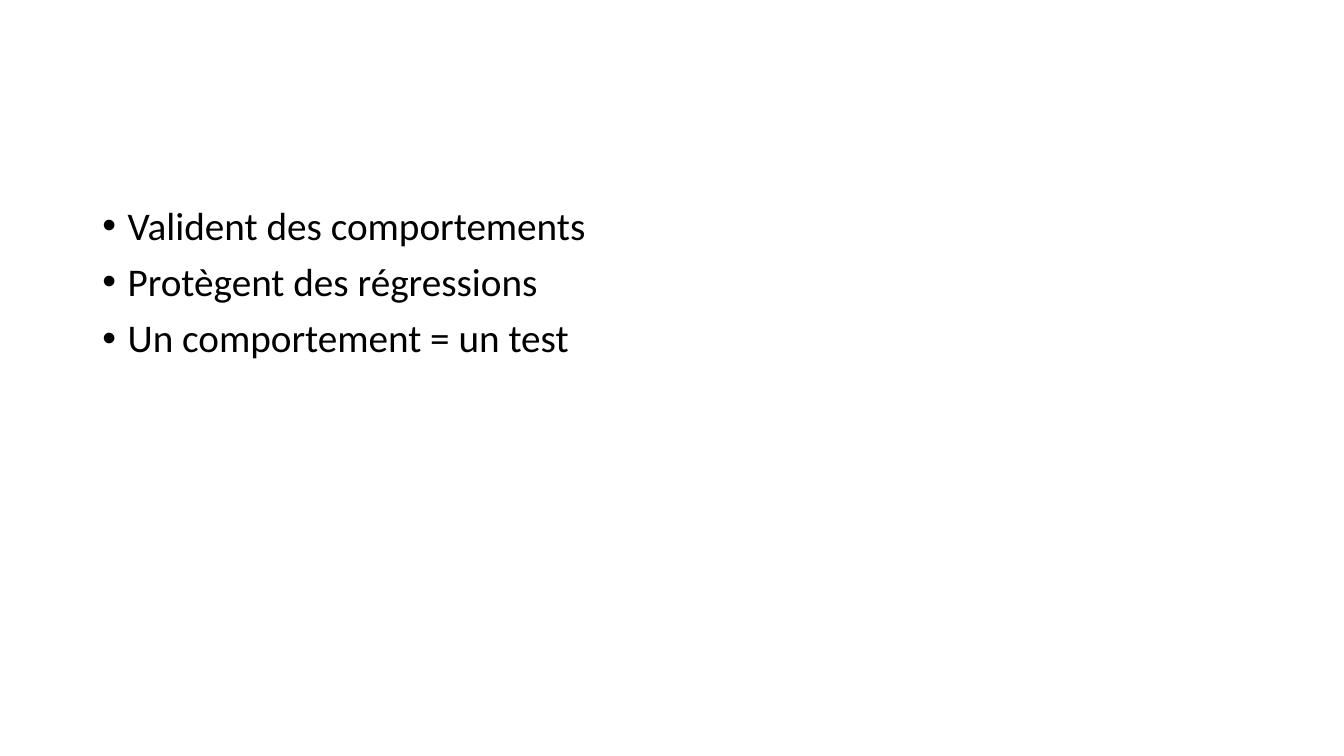
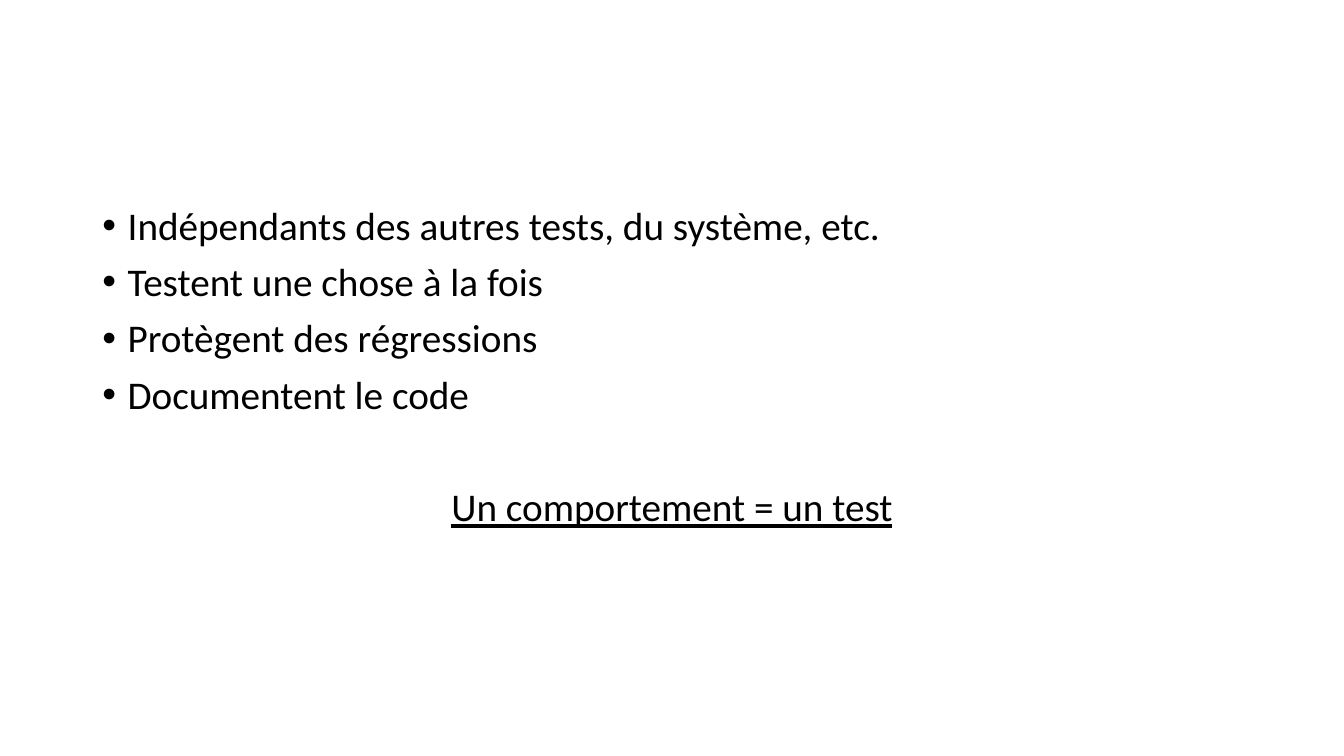
Before and after one commit to RomainTrm/DemoMutationTesting, a slide deck: slide 2 of MutationTesting.pptx (slide 3 before the commit). Drawn at 1344x756 pixels with LibreOffice and Linux fonts; fonts in the diff are those of the drawing; background and template pictures are left out. Boxes give left, top, right and bottom in pixels: in the first picture for what was removed or moved away, otherwise in the second. Text is boxed around its words. In the diff, an @@ line names an element or a change of style, - is before the commit and + after.

```diff
--- a/MutationTesting.pptx
+++ b/MutationTesting.pptx
@@ text at box(128, 212, 879, 297): text changed @@
-• Valident des comportements
+• Indépendants des autres tests, du système, etc.
+• Testent une chose à la fois
@@ text at box(128, 381, 469, 410): paragraph added @@
+• Documentent le code
@@ text at box(451, 496, 892, 528): underline on in "Un comportement = un test"; alignment left to centre; bullet • to none @@
```
Also in this commit, not shown: 1 slide removed.
